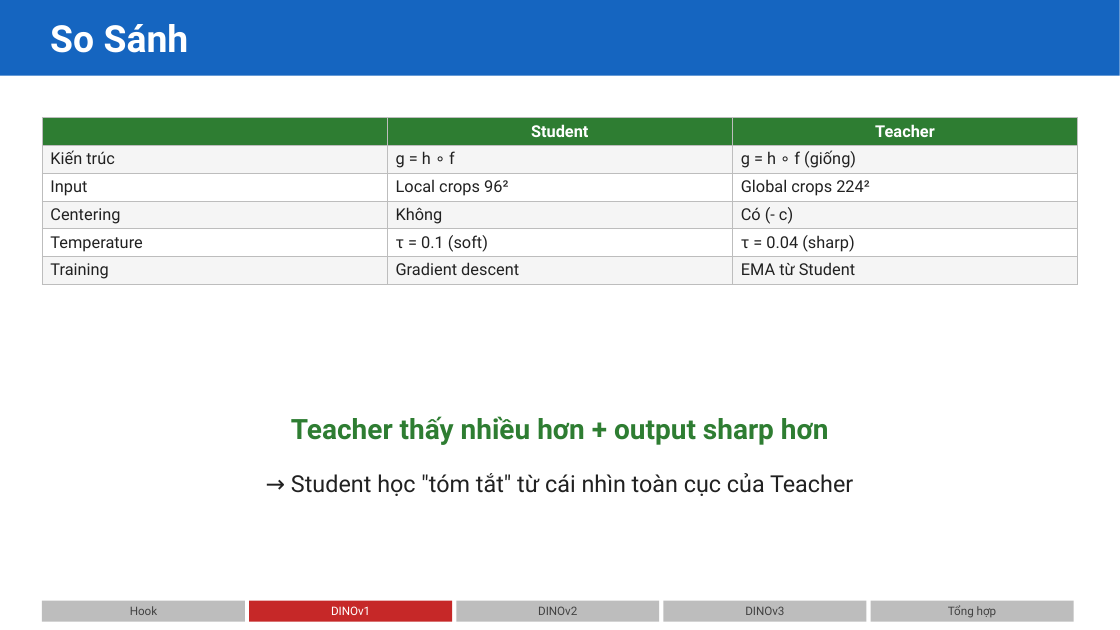
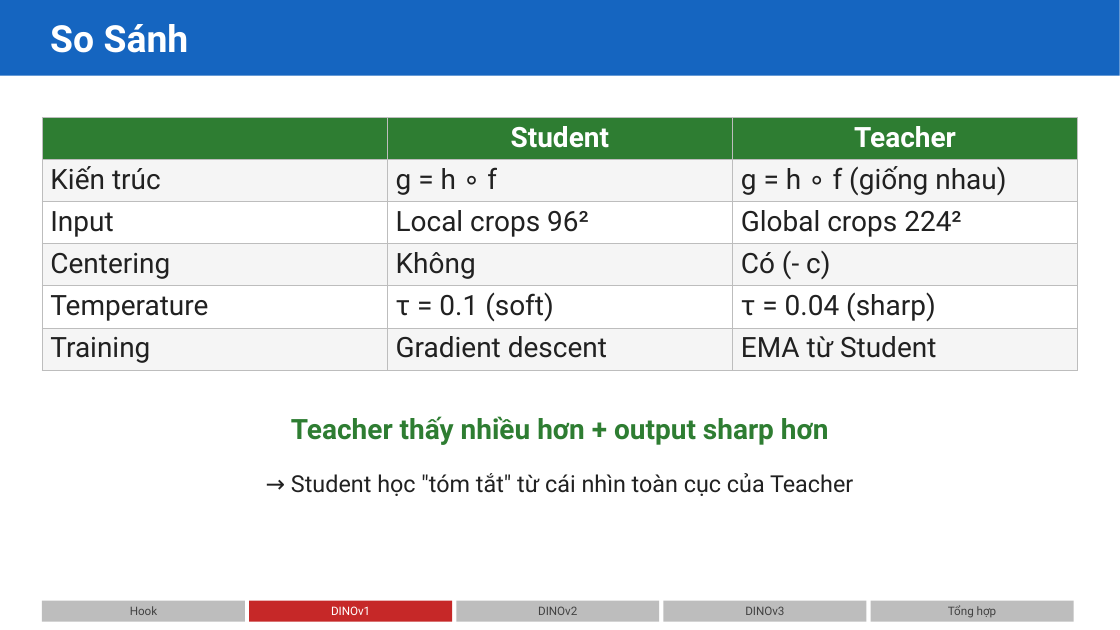
Before and after one commit to nmnhut-it/Dino, a slide deck: slide 11 of DINO_Seminar_v69.1.pptx. Drawn at 1120x630 pixels with LibreOffice and Linux fonts; fonts in the diff are those of the drawing. Boxes give left, top, right and bottom in pixels: in the first picture for what was removed or moved away, otherwise in the second. Text is boxed around its words. In the diff, an @@ line names an element or a change of style, - is before the commit and + after.

```diff
--- a/DINO_Seminar_v69.1.pptx
+++ b/DINO_Seminar_v69.1.pptx
@@ table at [42, 118, 1078, 370] @@
-row 2, column 3: g = h ∘ f (giống)
+row 2, column 3: g = h ∘ f (giống nhau)
@@ size 14 to 24 pt @@
```
Also in this commit, not shown: 2 other slides changed, 3 slides added, 3 slides removed, 2 other files.
